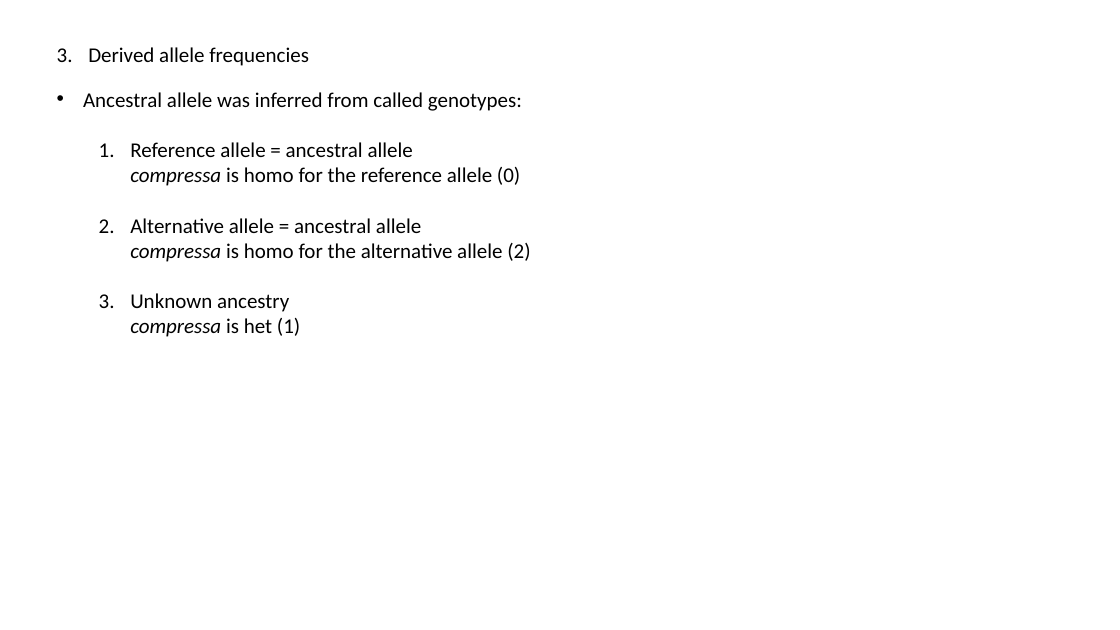
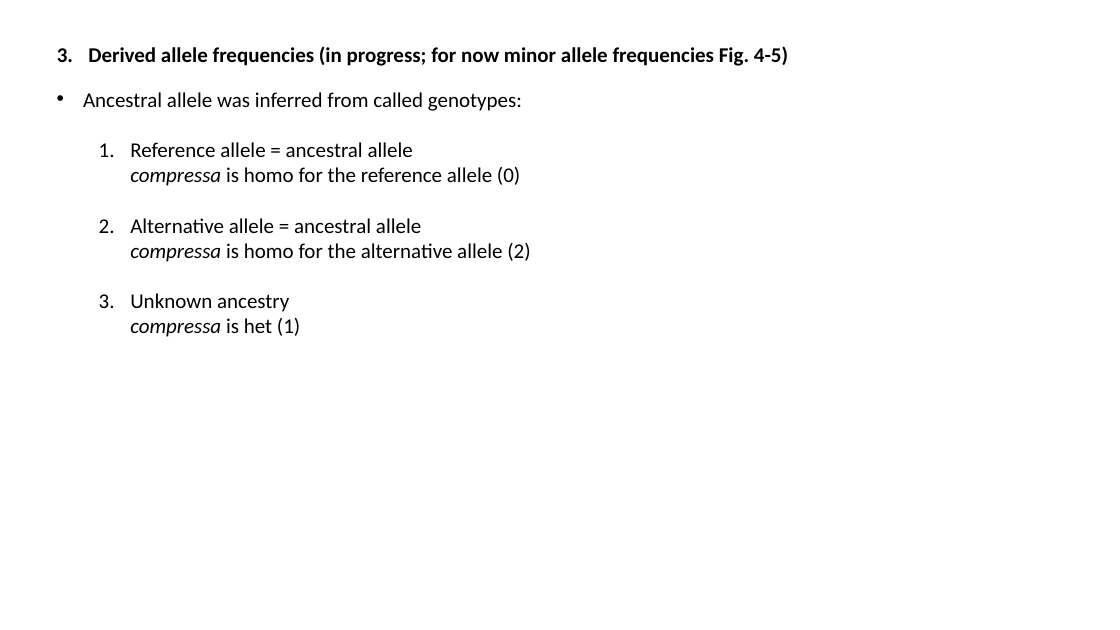
Before and after one commit to sam0per/Littorina_saxatilis_short_variants, a slide deck: slide 11 of short_genetic_variants/docs/short_indels.pptx. Drawn at 1120x630 pixels with LibreOffice and Linux fonts; fonts in the diff are those of the drawing. Boxes give left, top, right and bottom in pixels: in the first picture for what was removed or moved away, otherwise in the second. Text is boxed around its words. In the diff, an @@ line names an element or a change of style, - is before the commit and + after.

```diff
--- a/short_genetic_variants/docs/short_indels.pptx
+++ b/short_genetic_variants/docs/short_indels.pptx
@@ text at [88, 46, 788, 66]: text changed; bold on @@
-3. Derived allele frequencies
+3. Derived allele frequencies (in progress; for now minor allele frequencies Fig. 4-5)
```
Also in this commit, not shown: 8 other slides changed, 4 slides added, 2 other files.
